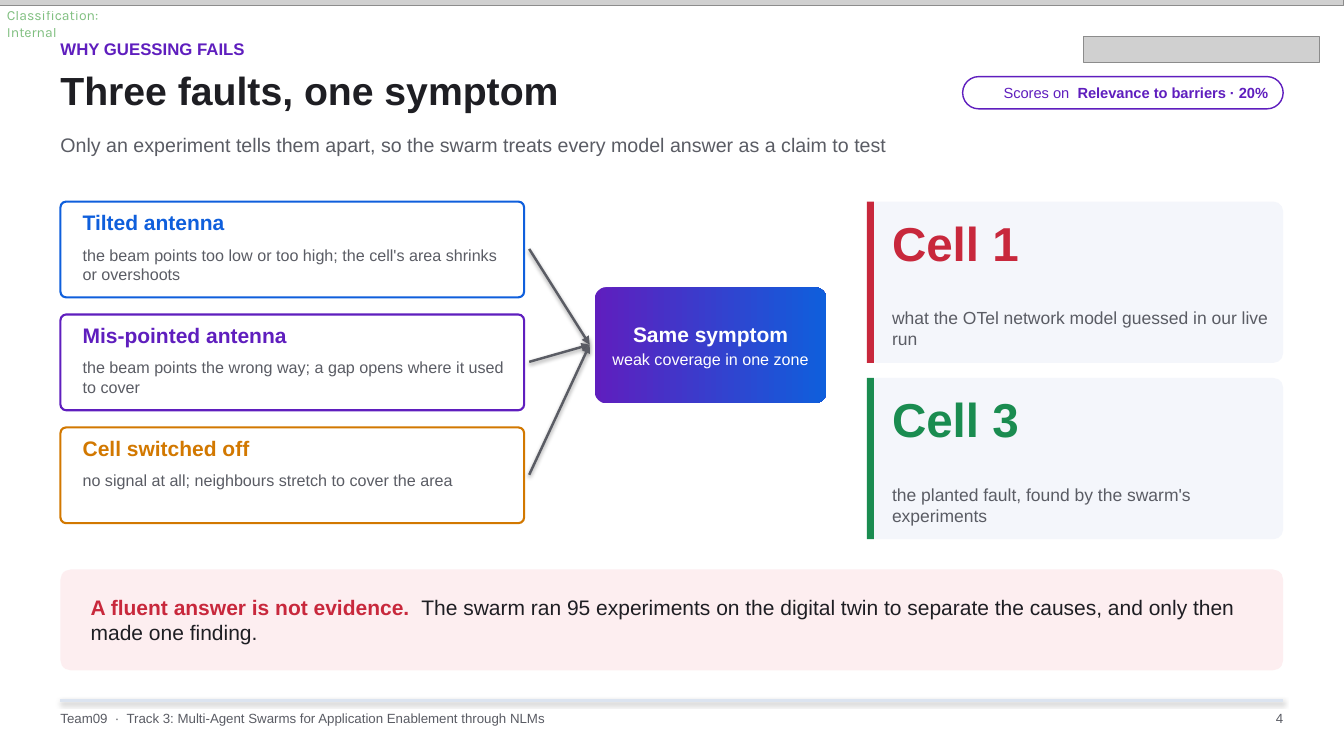
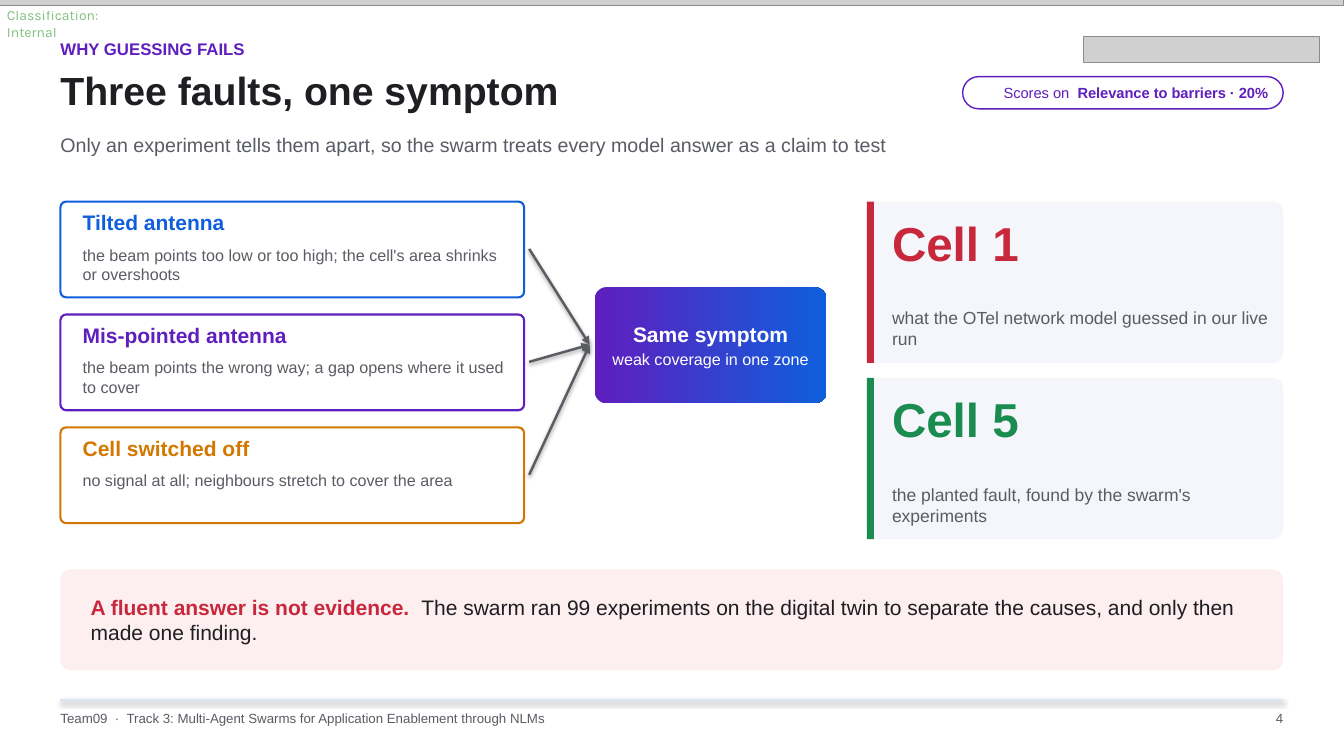
Before and after one commit to gvmgit/FYUZ-BB26, a slide deck: slide 4 of researcher/docs/NetworkIQ_Presentation.pptx. Drawn at 1344x756 pixels with LibreOffice and Linux fonts; fonts in the diff are those of the drawing; grey boxes stand for pictures. Boxes give left, top, right and bottom in pixels: in the first picture for what was removed or moved away, otherwise in the second. Text is boxed around its words. In the diff, an @@ line names an element or a change of style, - is before the commit and + after.

Commit message:
Presentation: slides 4 and 10 show the run in the demo video (2026-11-03T12-04-04-live-demo)

```diff
--- a/researcher/docs/NetworkIQ_Presentation.pptx
+++ b/researcher/docs/NetworkIQ_Presentation.pptx
@@ text at (x1=892, y1=402, x2=1018, y2=438): text changed @@
-Cell 3
+Cell 5
@@ text at (x1=91, y1=599, x2=1234, y2=645): text changed @@
-A fluent answer is not evidence. The swarm ran 95 experiments on the digital twin to separate the causes, and only then made one finding.
+A fluent answer is not evidence. The swarm ran 99 experiments on the digital twin to separate the causes, and only then made one finding.
```
Also in this commit, not shown: 1 other slide changed, 1 other file.
